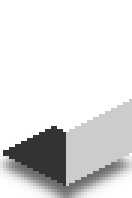
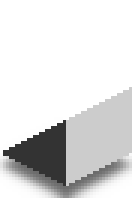
Revision of a layered (132, 198) image; what changed, layer by layer:
painted on "Top" over box(57, 90, 129, 132)
painted on "Front" over box(66, 87, 132, 132)
